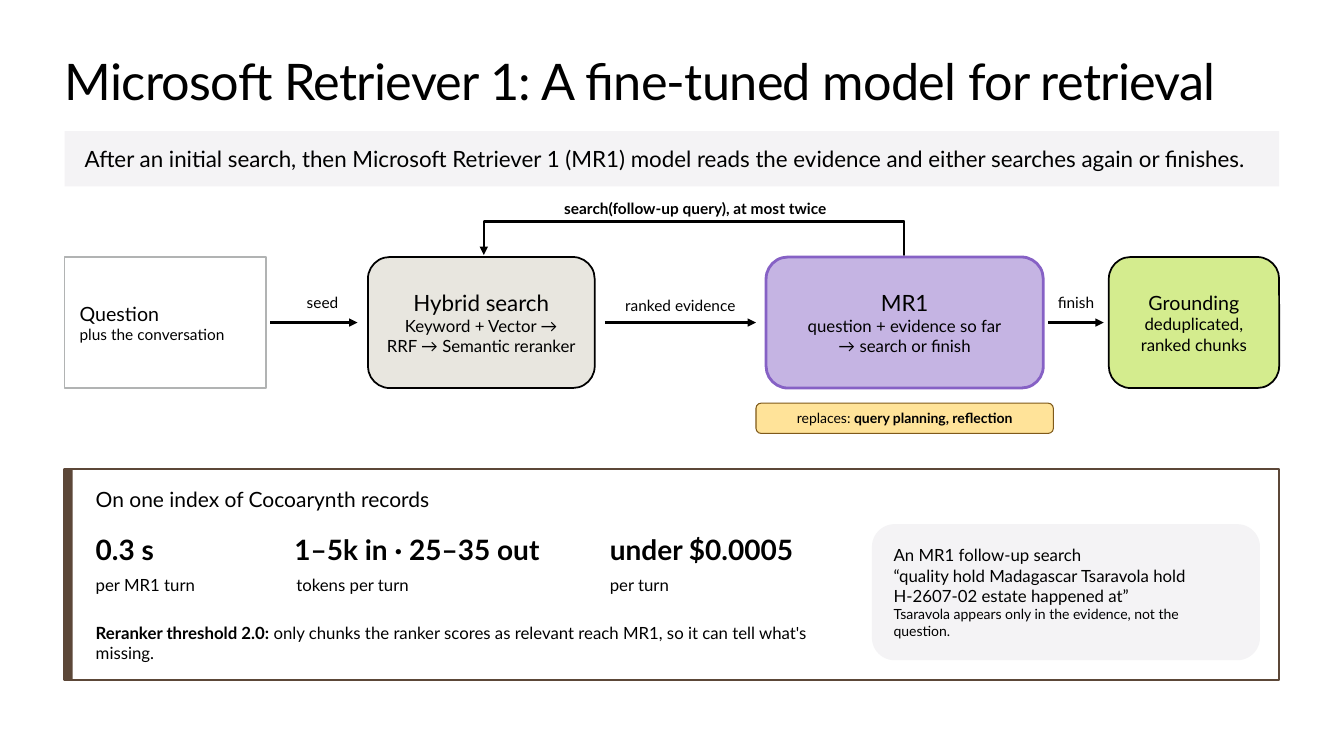
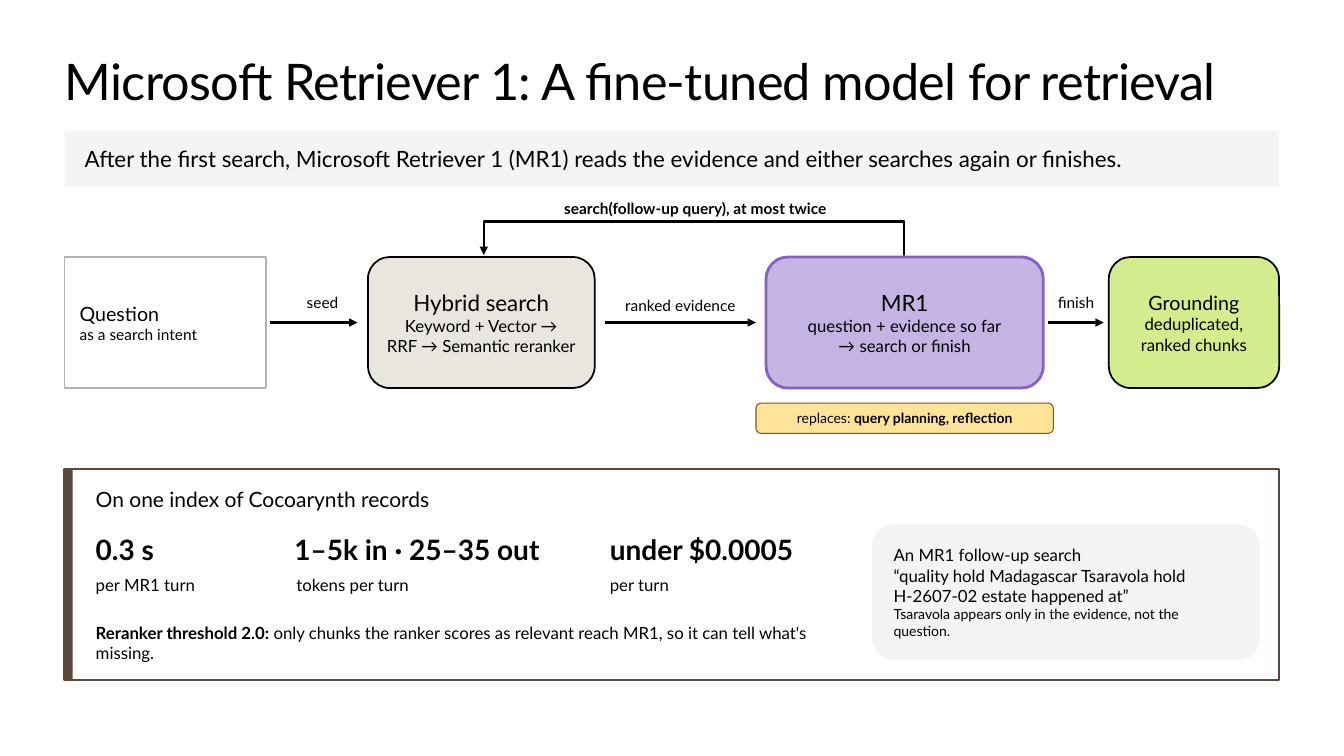
Before and after one commit to microsoft/ignite26-BRK300-building-agentic-retrieval-from-diy-to-foundry-iq, a slide deck: slide 24 of IgniteBRK300-WorkingDeck.pptx. Drawn at 1344x756 pixels with LibreOffice and Linux fonts; fonts in the diff are those of the drawing; background and template pictures are left out. Boxes give left, top, right and bottom in pixels: in the first picture for what was removed or moved away, otherwise in the second. Text is boxed around its words. In the diff, an @@ line names an element or a change of style, - is before the commit and + after.

```diff
--- a/IgniteBRK300-WorkingDeck.pptx
+++ b/IgniteBRK300-WorkingDeck.pptx
@@ text in rectangle at (x1=85, y1=150, x2=1121, y2=171): text changed @@
-After an initial search, then Microsoft Retriever 1 (MR1) model reads the evidence and either searches again or finishes.
+After the first search, Microsoft Retriever 1 (MR1) reads the evidence and either searches again or finishes.
@@ text in rectangle at (x1=80, y1=328, x2=197, y2=340): text changed @@
-plus the conversation
+as a search intent
```
Also in this commit, not shown: 3 other slides changed, 3 slides added, 3 slides removed, 1 other file.
